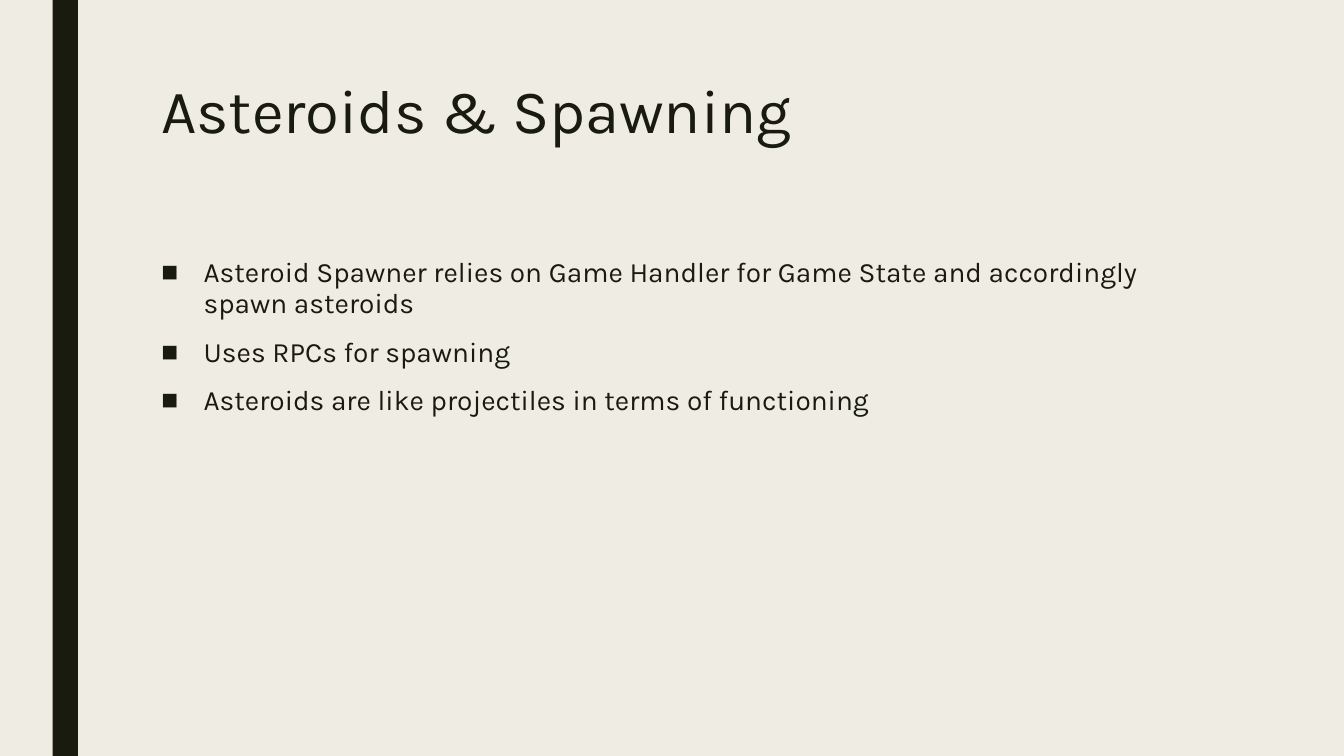
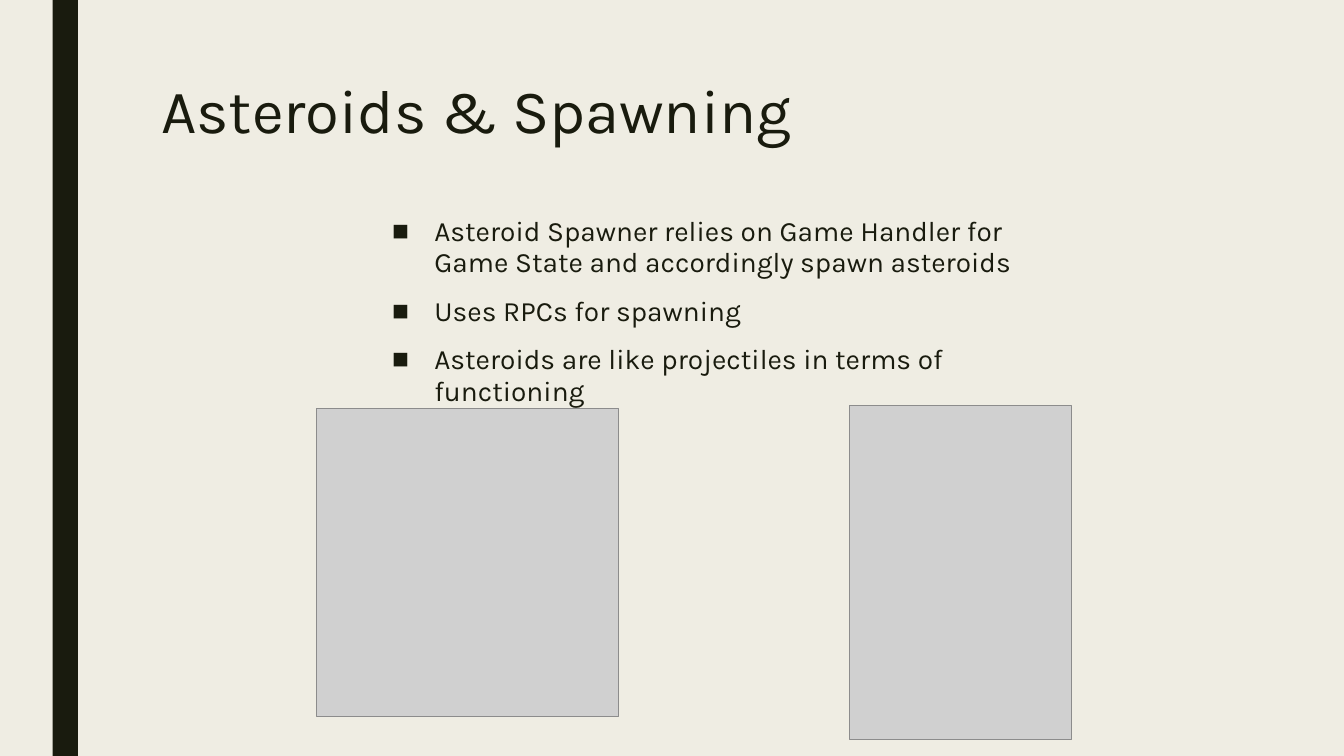
Before and after one commit to comedianhhh/SpaceShooterMP, a slide deck: slide 16 of NetworkAsgn2.pptx (slide 8 before the commit). Drawn at 1344x756 pixels with LibreOffice and Linux fonts; fonts in the diff are those of the drawing; grey boxes stand for pictures. Boxes give left, top, right and bottom in pixels: in the first picture for what was removed or moved away, otherwise in the second. Text is boxed around its words. In the diff, an @@ line names an element or a change of style, - is before the commit and + after.

```diff
--- a/NetworkAsgn2.pptx
+++ b/NetworkAsgn2.pptx
@@ text "Asteroid Spawner relies on Game ..." rewrapped from [204, 262, 1137, 417] to [434, 221, 1011, 408] @@
@@ picture added at [317, 408, 619, 717] @@
@@ picture added at [850, 405, 1072, 740] @@
```
Also in this commit, not shown: 6 other slides changed, 11 slides added, 1 slide removed, 5 other files.
